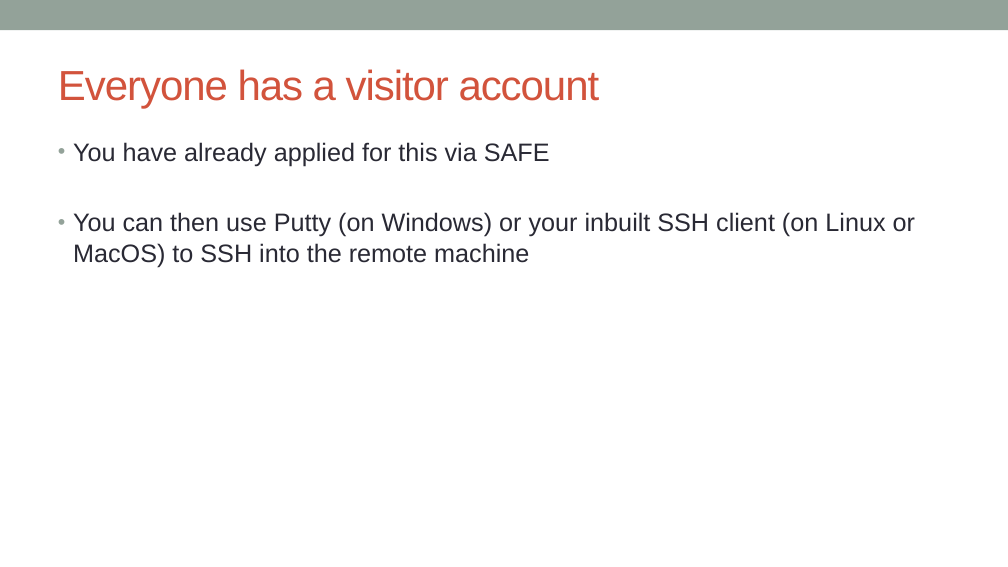
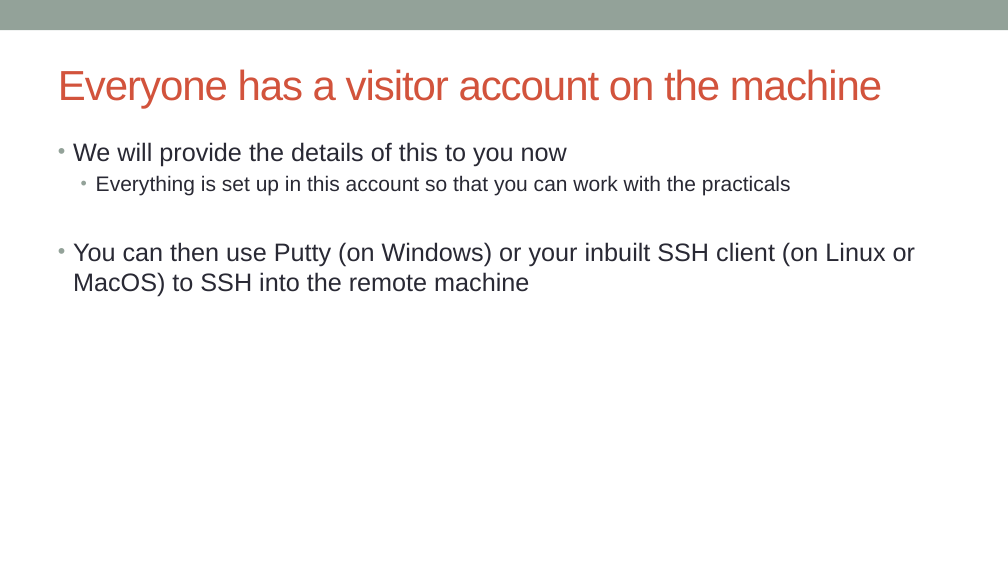
Before and after one commit to owainkenwayucl/tt-tutorial, a slide deck: slide 3 of lectures/src/Accessing Tenstorrent.pptx (slide 2 before the commit). Drawn at 1008x567 pixels with LibreOffice and Linux fonts; fonts in the diff are those of the drawing. Boxes give left, top, right and bottom in pixels: in the first picture for what was removed or moved away, otherwise in the second. Text is boxed around its words. In the diff, an @@ line names an element or a change of style, - is before the commit and + after.

```diff
--- a/lectures/src/Accessing Tenstorrent.pptx
+++ b/lectures/src/Accessing Tenstorrent.pptx
@@ title at [58,69,882,108]: text changed @@
-Everyone has a visitor account
+Everyone has a visitor account on the machine
@@ text at [73,142,791,196]: text changed; size 24 to 20 pt @@
-• You have already applied for this via SAFE
+• We will provide the details of this to you now
+  • Everything is set up in this account so that you can work with the practicals
```
Also in this commit, not shown: 1 other slide changed, 5 slides added, 3 other files.
